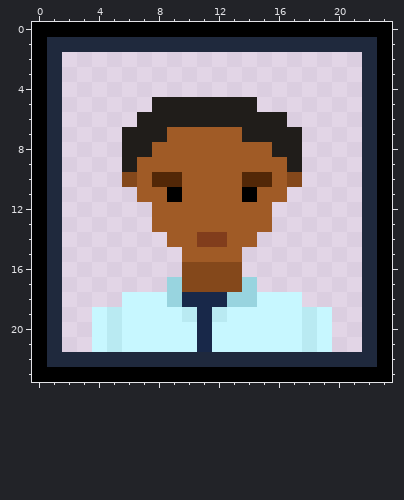
One commit to this pixel-art sprite: sprites/bryanportrait.png. Above, as it was before the edit.
The file is 24x24 pixels.
New version:
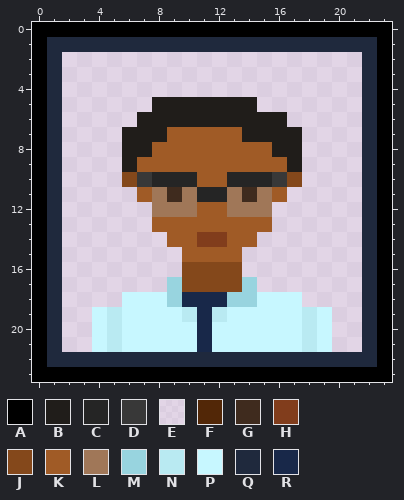
Palette (. is transparent): A #000000  B #201d1a  C #252525  D #383838  E #ffffff80  F #522707  G #3f2b1e  H #813d1c  J #84481b  K #a05b26  L #a07758  M #98d4df  N #b9eaf2  P #c7f7ff  Q #1f293d  R #182849
The exact change:
The edit turns colour F into colour C in row 10 at x 8 to 9 and 14 to 15.
The edit turns colour K into colour C in row 10 at x 10 and 13; in row 11 at x 11 to 12.
The edit turns colour K into colour D in row 10 at x 7 and 16.
The edit turns colour A into colour G in row 11 at x 9 and 14.
The edit turns colour K into colour L in row 11 at x 8, 10, 13 and 15; in row 12 at x 8 to 10 and 13 to 15.
